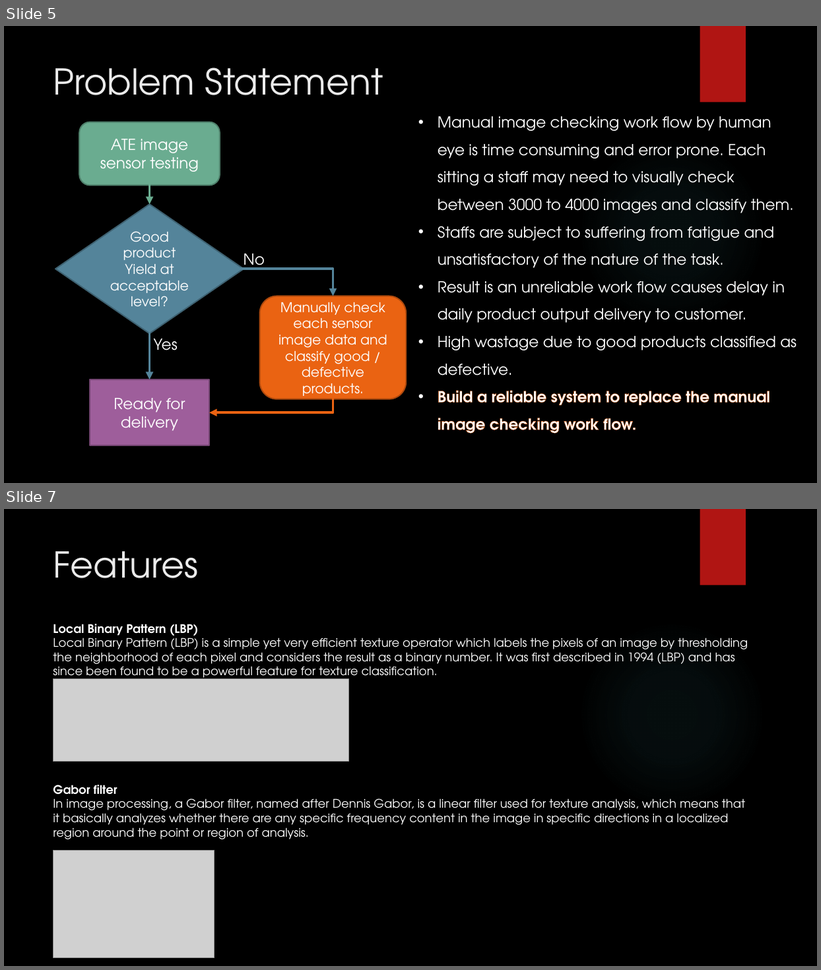
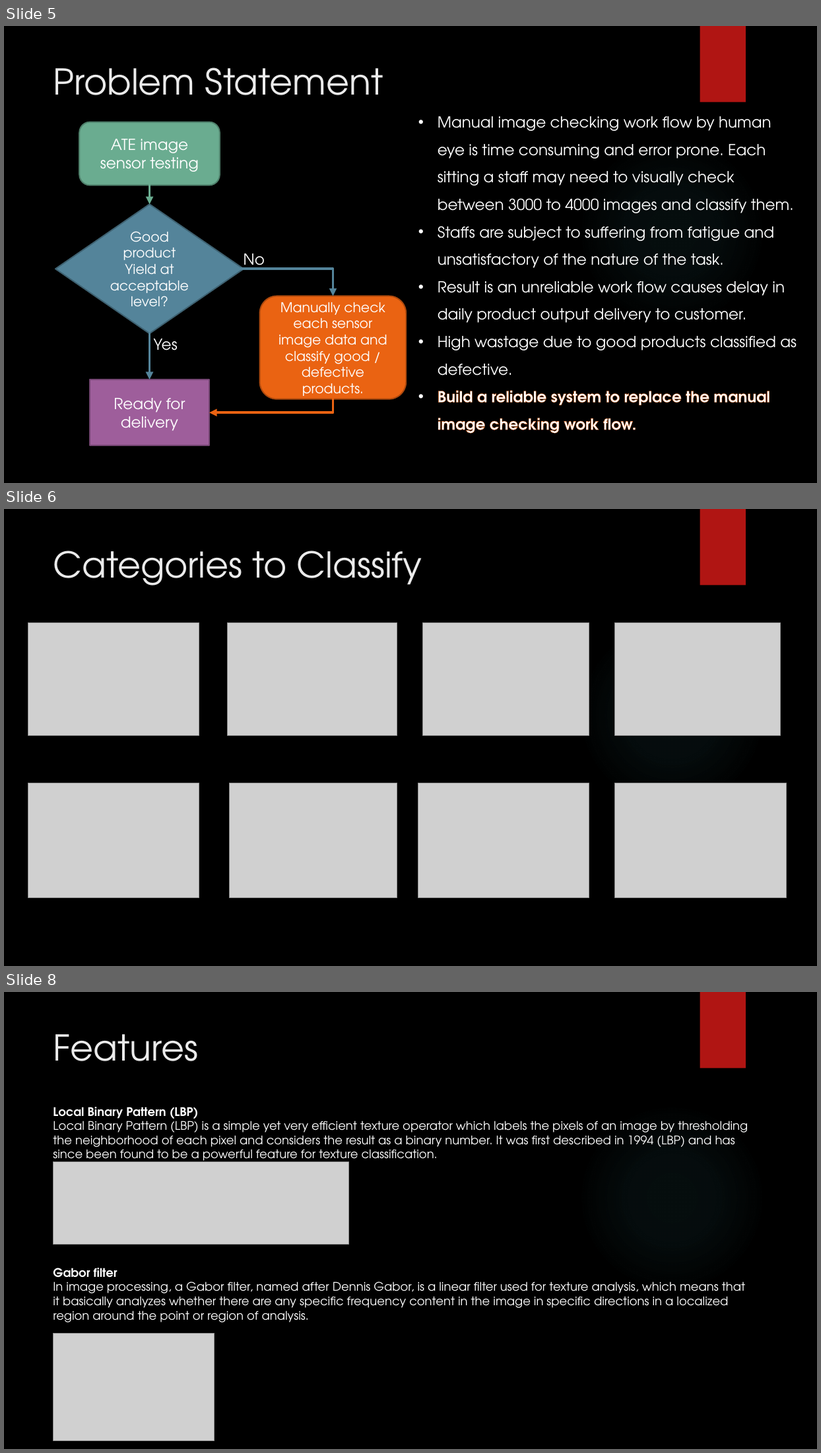
Before and after one commit to thelee81/GA-Capstone, a slide deck: Slides/Cap final.pptx. Shown one above the other, each under a label of ours: slides 5 and 7 before the commit, slides 5, 6 and 8 after it; the slides between them are not shown. The pictures are 821x970 and 821x1453 pixels, drawn with LibreOffice and Linux fonts; fonts in the diff are those of the drawing; grey boxes stand for pictures; background and template pictures are left out. Boxes give left, top, right and bottom in pixels: in the first picture for what was removed or moved away, otherwise in the second. Text is boxed around its words. In the diff, an @@ line names an element or a change of style, - is before the commit and + after.

```diff
--- a/Slides/Cap final.pptx
+++ b/Slides/Cap final.pptx
@@ slide 6 added at <box>4,509,817,966</box>, background picture (left out); not listed: 2 template elements that a slide beside it also shows @@
@@ title added at <box>54,551,422,586</box>, 42 pt, text #EBEBEB @@
+Categories to Classify
@@ picture added at <box>28,623,199,736</box> @@
@@ picture added at <box>227,623,397,736</box> @@
@@ picture added at <box>423,623,589,736</box> @@
@@ picture added at <box>615,623,781,736</box> @@
@@ picture added at <box>28,783,199,898</box> @@
@@ picture added at <box>229,783,397,898</box> @@
@@ picture added at <box>418,783,589,898</box> @@
@@ picture added at <box>615,783,787,898</box> @@
@@ what was slide 7 is now slide 8 @@
```
Also in this commit, not shown: 2 slides changed.
